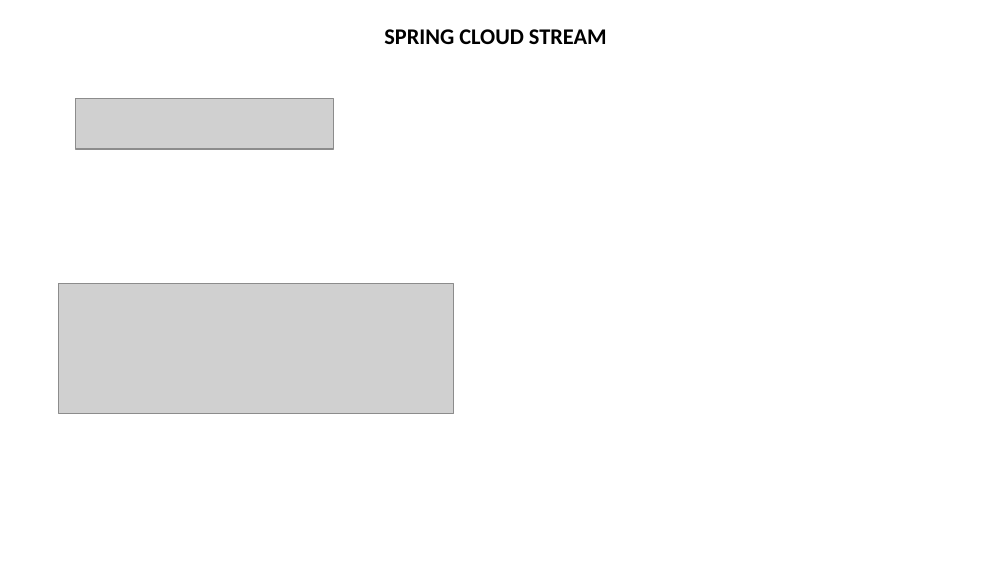
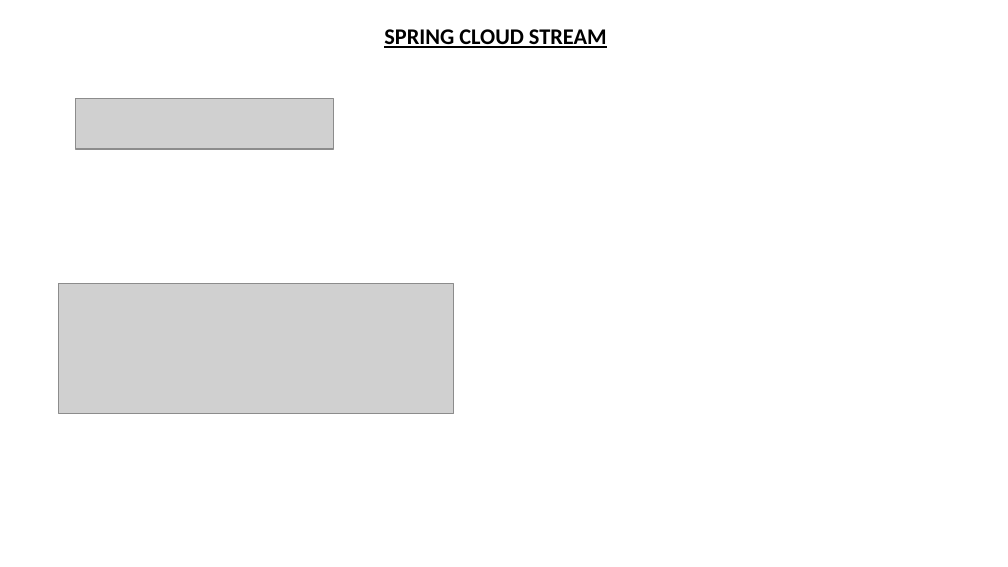
Before and after one commit to AnUniversalPowerServing/tmpl, a slide deck: slide 2 of tut/sf-scs.pptx. Drawn at 1008x567 pixels with LibreOffice and Linux fonts; fonts in the diff are those of the drawing; grey boxes stand for pictures. Boxes give left, top, right and bottom in pixels: in the first picture for what was removed or moved away, otherwise in the second. Text is boxed around its words. In the diff, an @@ line names an element or a change of style, - is before the commit and + after.

```diff
--- a/tut/sf-scs.pptx
+++ b/tut/sf-scs.pptx
@@ title "SPRING CLOUD STREAM" at <box>384,29,607,48</box>: underline on @@
```
Also in this commit, not shown: 1 other slide changed.
